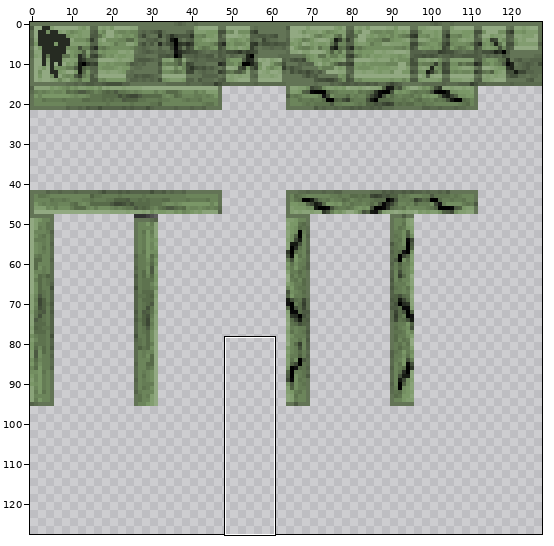
Edited in one commit: sprite sheet (assets/sprites/PhaseShift_FutureLabTiles.png). Above, an overview of the earlier version with the close-up marked.
Close-up. Before the commit:
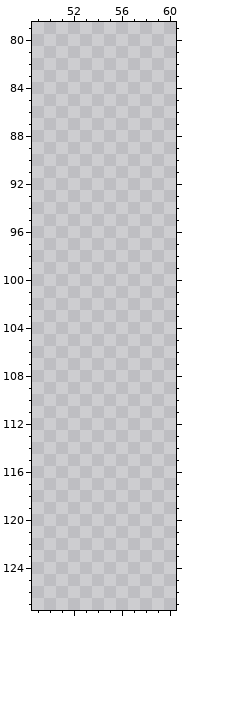
The file is 128x128 pixels. Colours within 5 levels of each other are drawn and written as one. Shown: x 49..60, y 79..127. The commit also changed other parts of the picture, which this record leaves out.
Palette (. is transparent): 
The result:
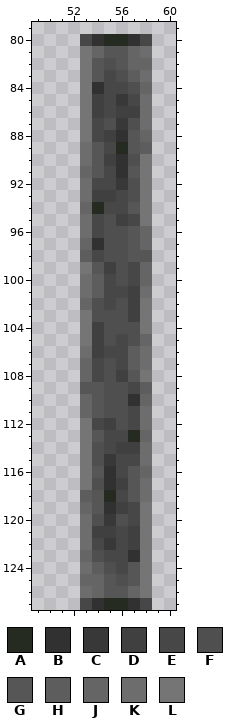
Colours new in this view: A #262b22  B #313131  C #383838  D #404040  E #474747  F #4f4f4f  G #565656  H #5d5d5d  J #656565  K #6d6d6d  L #757575
Change:
Changed rows in their new state; - is an unchanged pixel.
first column x 53:
 80 EBAABE
 81 LJGGJK
 82 LGFGJJ
 83 LGEFHK
 84 LBEEFJ
 85 LDECEK
 86 LDEDDK
 87 LEFCFK
 88 LEDBGJ
 89 KGEAGH
 90 KGDBFL
 91 JGEBGL
 92 KEECFL
 93 KDDEFL
 94 JAEEGL
 95 KEFDEL
 96 KEFFGJ
 97 JBFFGJ
 98 HEFFGG
 99 LGDFEJ
100 KHEFEJ
101 KHEEDK
102 JFEFDL
103 LFFFDL
104 LDFFFL
105 LDFEFJ
106 KDEEHK
107 JEFEHK
108 JEFDGL
109 GGFFEH
110 JGFFBJ
111 JGFFEK
112 LEDFEK
113 LGEEAJ
114 LFEDDK
115 LFCEEK
116 LGBEGJ
117 LFBDGK
118 HGAEGK
119 JGBDEL
120 KFCFEL
121 KDDEDL
122 KECEDL
123 JFEEBL
124 KHFEGL
125 JJGFGL
126 KJGGJL
127 EBAABE
Changed places in both close-ups, as pixel boxes (x1, y1, x2, y2):
added: (80, 34, 152, 610)
